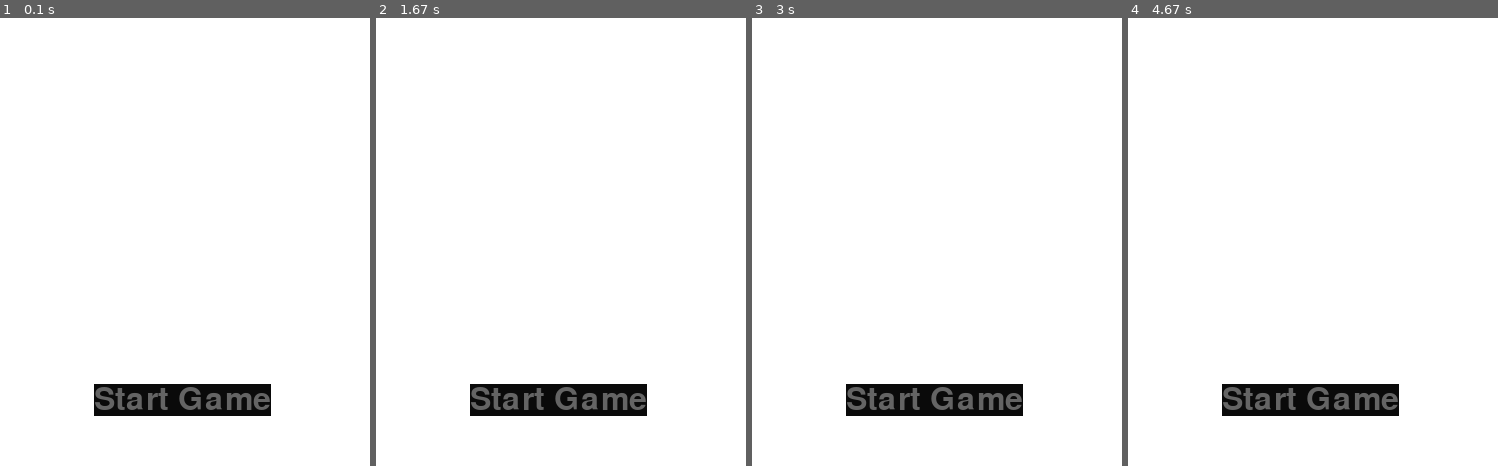
Above: before the commit, frames 1-4 (left to right).
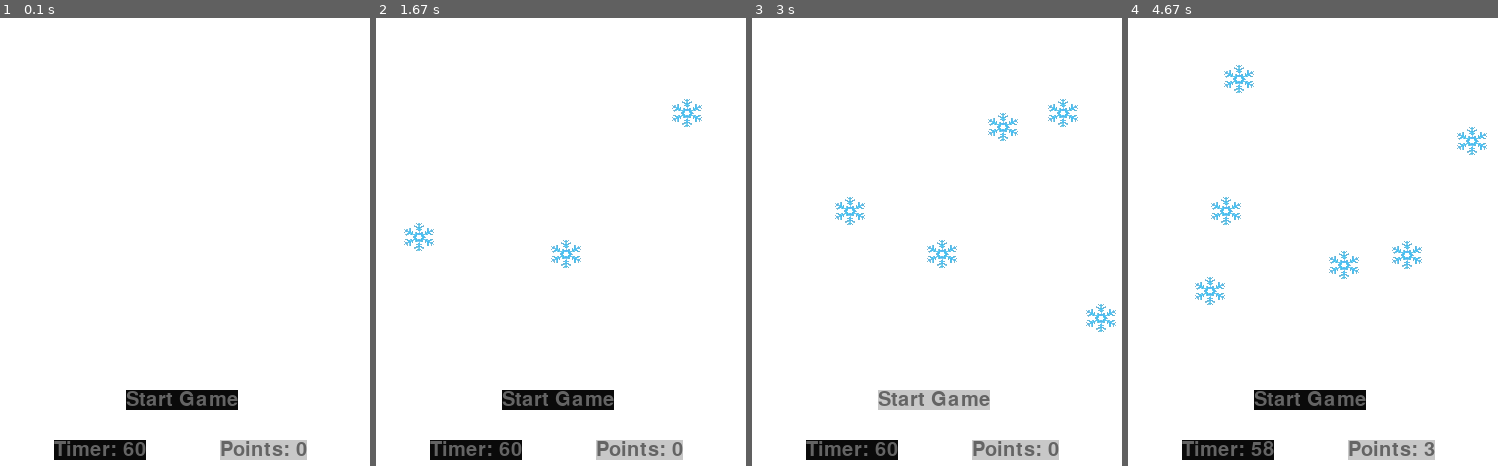
Above: after the commit, the same moments.

Repository: JoonaKhr/Kouluharjoituksia
Game: pygame game, started from pygame/Keyboard Input.py
Two runs of this game, one before a commit and one after it. Both use one fixed random seed, a clock stepped at 60 frames per second and the inputs below.
Inputs (mouse positions are in pixels of both pictures, inside the frame that each line leads up to):
- Up to frame 1 (0.1 s): no input
- Up to frame 2 (1.67 s): click "Start Game" at 0.38 s; click "Start Game" at 0.72 s; click "Start Game" at 1.05 s; click (598, 362) at 1.38 s
- Up to frame 3 (3 s): click "Start Game" at 1.72 s; click (829, 62) at 2.05 s; click (792, 237) at 2.38 s; click "Start Game" at 2.72 s
- Up to frame 4 (4.67 s): click (1412, 327) at 3.05 s; click "Start Game" at 3.38 s; click "Start Game" at 3.72 s; click (1179, 300) at 4.05 s; click "Start Game" at 4.38 s

The runs differ from the first frame. In frame 1, 4.9% of the frame differs, in the area x 14-83%, y 81-99%; in frame 2, 5.5%; in frame 3, 6.4%, in the area x 14-99%, y 18-99%; in frame 4, 6.0%.

Commit message:
huge progress on operation snowflake, almost playable now

Diff:
--- a/pygame/Keyboard Input.py
+++ b/pygame/Keyboard Input.py
@@ -8,15 +8,14 @@
 
     def __init__(self, w, h):
         pg.init()
-        self.mouse = pg.mouse.get_pos()
+        self.mouse = (0,0)
         # Init started, points, fps and clock for updates
         self.started = False
         self.points = 0
+        self.spawned = 0
         self.FPS = 60
+        self.timer = 60
         self.FramePerSec = pg.time.Clock()
-        # Create event and set a timer for spawning a flake every X milliseconds
-        self.SPAWN_NEW = pg.USEREVENT + 1
-        pg.time.set_timer(self.SPAWN_NEW, 500)
         self.flakes = pg.sprite.Group()
         # Change icon and title
         pg.display.set_caption("Operaatio Lumihiutale Python")
@@ -28,13 +27,44 @@
         self.gt = gt.GameText(w, h, self)
 
     def run(self):
+        # Create event and set a timer for spawning a flake every X milliseconds
+        # Also event for timer
+        SPAWN_NEW = pg.USEREVENT
+        DECREMENT_TIMER = pg.USEREVENT+1
+        pg.time.set_timer(DECREMENT_TIMER, 1000)
+        pg.time.set_timer(SPAWN_NEW, 500)
+
         while True:
+            self.mouse = pg.mouse.get_pos()
             #self.controls.check_events(self)
             for event in pg.event.get():
-                #if event.type == pg.MOUSEBUTTONDOWN:
-                #self.started = True
-                while self.started == True:
-                    if event.type == self.SPAWN_NEW:
+                #Start the game when you press Start Game Button, reset timer and points
+                if event.type == pg.MOUSEBUTTONDOWN:
+                    if event.button == 1:
+                        if self.gt.startGameTextRect.collidepoint(self.mouse[0], self.mouse[1]):
+                            self.points = 0
+                            self.timer = 60
+                            self.started = True
+                if self.started == True:
+                    # Checks if left mouse button clicked on flakes, gib point
+                    if event.type == pg.MOUSEBUTTONDOWN:
+                        if event.button == 1:
+                            for flake in self.flakes.sprites():
+                                    if flake.rect.collidepoint(self.mouse[0], self.mouse[1]):
+                                        self.points += 1
+                                        flake.kill()
+                                        self.spawnNewFlake()
+                                        print(self.points)
+                    # If too many flake, destroy oldest
+                    if len(self.flakes.sprites()) > 5:
+                        self.flakes.sprites()[0].kill()
+                    # It's a timer
+                    if event.type == DECREMENT_TIMER:
+                        self.timer -= 1
+                        # If timer 0 stop game
+                        if self.timer == 0:
+                            self.started = False
+                    if event.type == SPAWN_NEW:
                         self.spawnNewFlake()
                 if event.type == pg.QUIT:
                     sys.exit()
@@ -44,12 +74,15 @@
     def spawnNewFlake(self):
         self.flake = Flake.Flake(self)
         self.flakes.add(self.flake)
+        self.spawned += 1
+        print(self.spawned)
+        print(f"missed: {self.spawned - self.points}")
 
     def update(self):
         self.screen.fill((255, 255, 255))
         for flake in self.flakes:
             flake.draw()
-        self.gt.update(self.mouse)
+        self.gt.update()
         pg.display.update() # updates screen
 # w = int(input("Input width: "))
 # h = int(input("input height: "))
--- a/pygame/game_text.py
+++ b/pygame/game_text.py
@@ -3,15 +3,27 @@
 
 class GameText:
     def __init__(self, width, points, game):
-        self.font = pygame.font.Font('freesansbold.ttf', 32)
+        self.font = pygame.font.Font('freesansbold.ttf', 20)
         game.text = "Start Game"
-        self.textArea = self.font.render(game.text, True, (100, 100, 100), (200, 200, 200))
-        self.textRect = self.textArea.get_rect()
-        self.textRect.center = (int(width) // 2, 400)
+        self.startGameTextArea = self.font.render(game.text, True, (100, 100, 100), (200, 200, 200))
+        self.startGameTextRect = self.startGameTextArea.get_rect()
+        self.startGameTextRect.center = (int(width) // 2, 400)
+        self.timerTextArea = self.font.render("Timer", True, (100, 100, 100), (200, 200, 200))
+        self.timerTextRect = self.timerTextArea.get_rect()
+        self.timerTextRect.center = (int(width) // 4, 450)
+        self.pointsTextArea = self.font.render("Boints", True, (100, 100, 100), (200, 200, 200))
+        self.pointsTextRect = self.timerTextArea.get_rect()
+        self.pointsTextRect.center = (int(width) // 1.5, 450)
         self.game = game
 
-    def update(self, mouse):
-        if self.textArea.get_width() >= mouse[0] >= self.textArea.get_width() and self.textArea.get_height() >= mouse[1] >= self.textArea.get_height():
-            self.textArea = self.font.render(self.game.text, True, (100, 100, 100), (200, 200, 200))
-        self.textArea = self.font.render(self.game.text, True, (100, 100, 100), (10, 10, 10))
-        self.game.screen.blit(self.textArea, self.textRect)
+    def update(self):
+        x, y = self.game.mouse
+        if self.startGameTextRect.collidepoint(x, y):
+            self.startGameTextArea = self.font.render(self.game.text, True, (100, 100, 100), (200, 200, 200))
+        else:
+            self.startGameTextArea = self.font.render(self.game.text, True, (100, 100, 100), (10, 10, 10))
+        self.timerTextArea = self.font.render(str(f"Timer: {self.game.timer}"), True, (100, 100, 100), (10, 10, 10))
+        self.pointsTextArea = self.font.render(str(f"Points: {self.game.points}"), True, (100, 100, 100), (200, 200, 200))
+        self.game.screen.blit(self.pointsTextArea, self.pointsTextRect)
+        self.game.screen.blit(self.timerTextArea, self.timerTextRect)
+        self.game.screen.blit(self.startGameTextArea, self.startGameTextRect)
